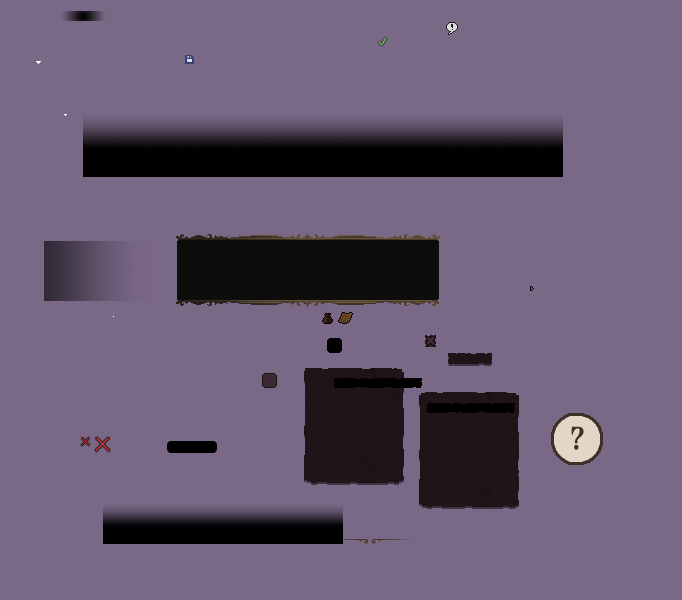
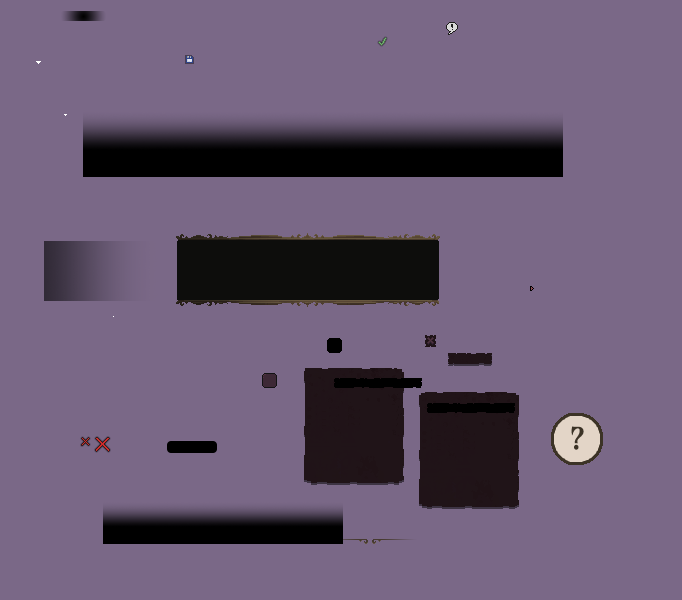
The second w=682, h=600 image is a revision of the first. Changes to its layers:
removed layer "PrayerIcon.png" from group "Icons" over [338, 312, 353, 324]
removed layer "BagIcon.png" from group "Icons" over [322, 313, 333, 324]
